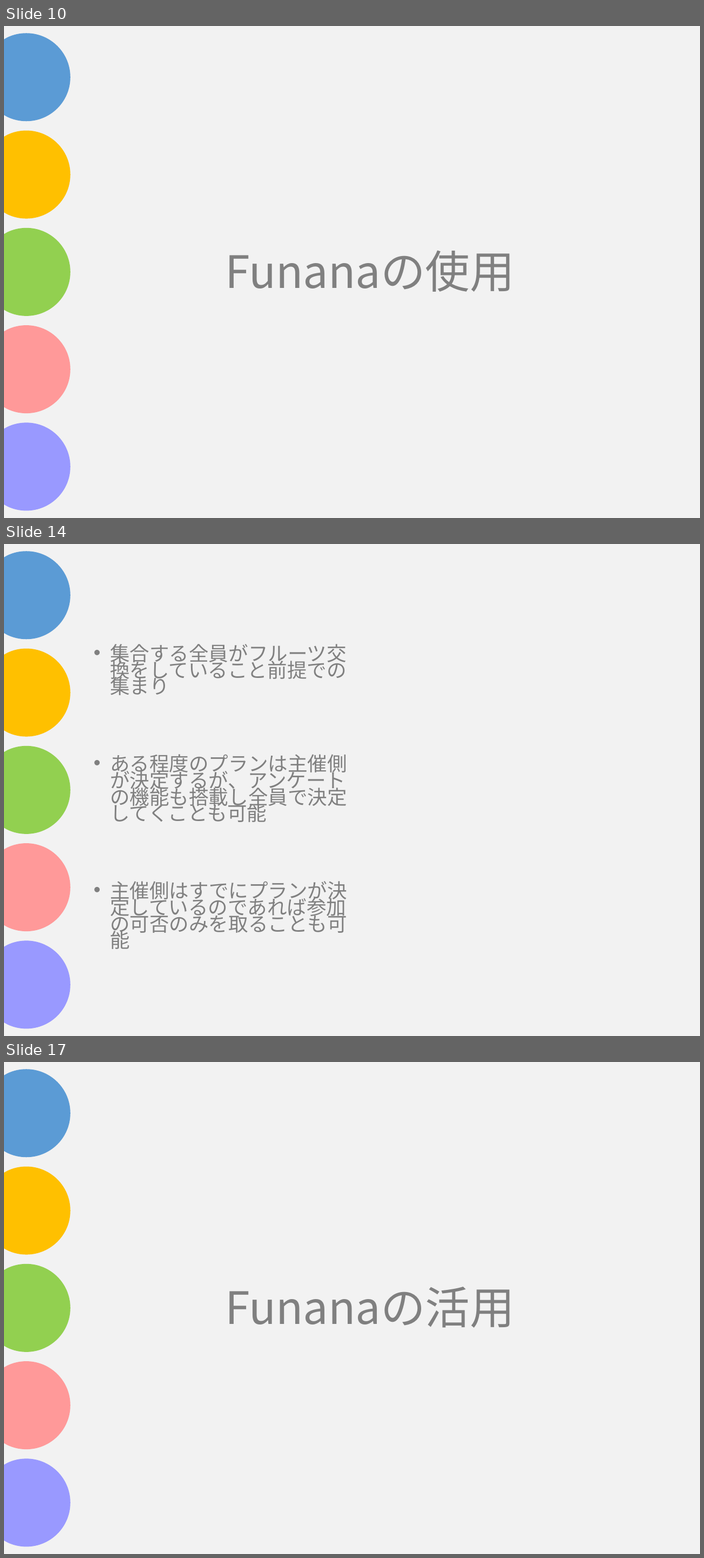
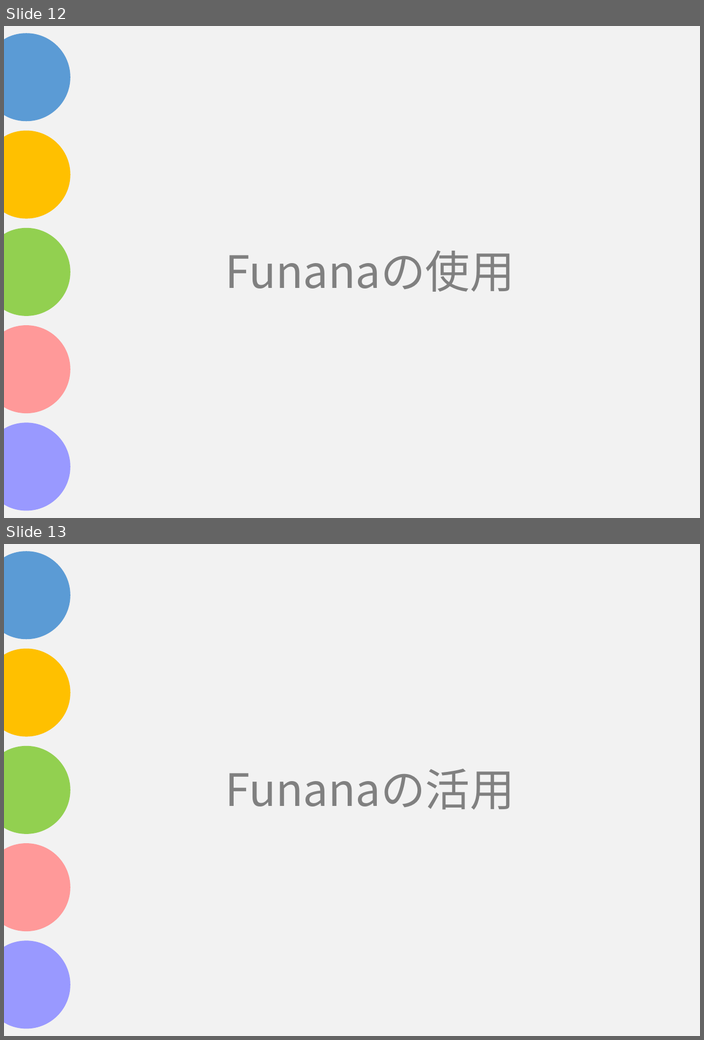
Before and after one commit to asojketest1/test, a slide deck: Funanaプレゼン.pptx. Shown one above the other, each under a label of ours: slides 10, 14 and 17 before the commit, slides 12 and 13 after it; the slides between them are not shown. The pictures are 704x1558 and 704x1040 pixels, drawn with LibreOffice and Linux fonts; fonts in the diff are those of the drawing. Boxes give left, top, right and bottom in pixels: in the first picture for what was removed or moved away, otherwise in the second. Text is boxed around its words. In the diff, an @@ line names an element or a change of style, - is before the commit and + after.

```diff
--- a/Funanaプレゼン.pptx
+++ b/Funanaプレゼン.pptx
@@ slide 14 removed at (x1=4, y1=544, x2=700, y2=1036), background #FFFFFF; not listed: 6 template elements that a slide beside it also shows @@
@@ text removed at (x1=110, y1=644, x2=347, y2=949) @@
-• 集合する全員がフルーツ交換をしていること前提での集まり
-• ある程度のプランは主催側が決定するが、アンケートの機能も搭載し全員で決定してくことも可能
-• 主催側はすでにプランが決定しているのであれば参加の可否のみを取ることも可能
@@ what was slide 10 is now slide 12 @@
@@ what was slide 17 is now slide 13 @@
```
Also in this commit, not shown: 9 slides changed, 10 slides added, 5 other slides removed.
